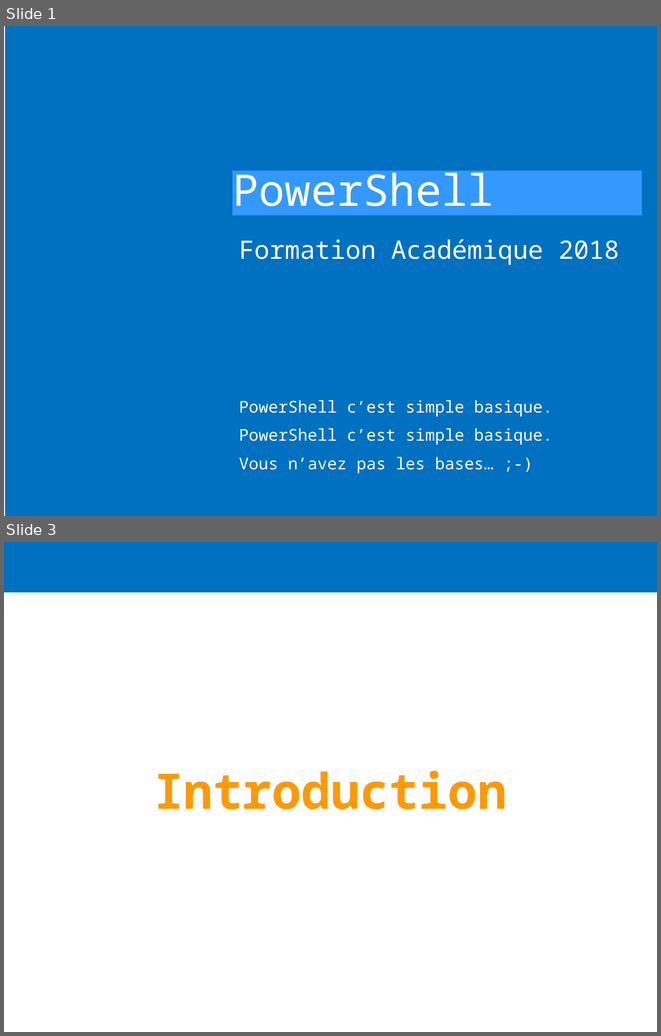
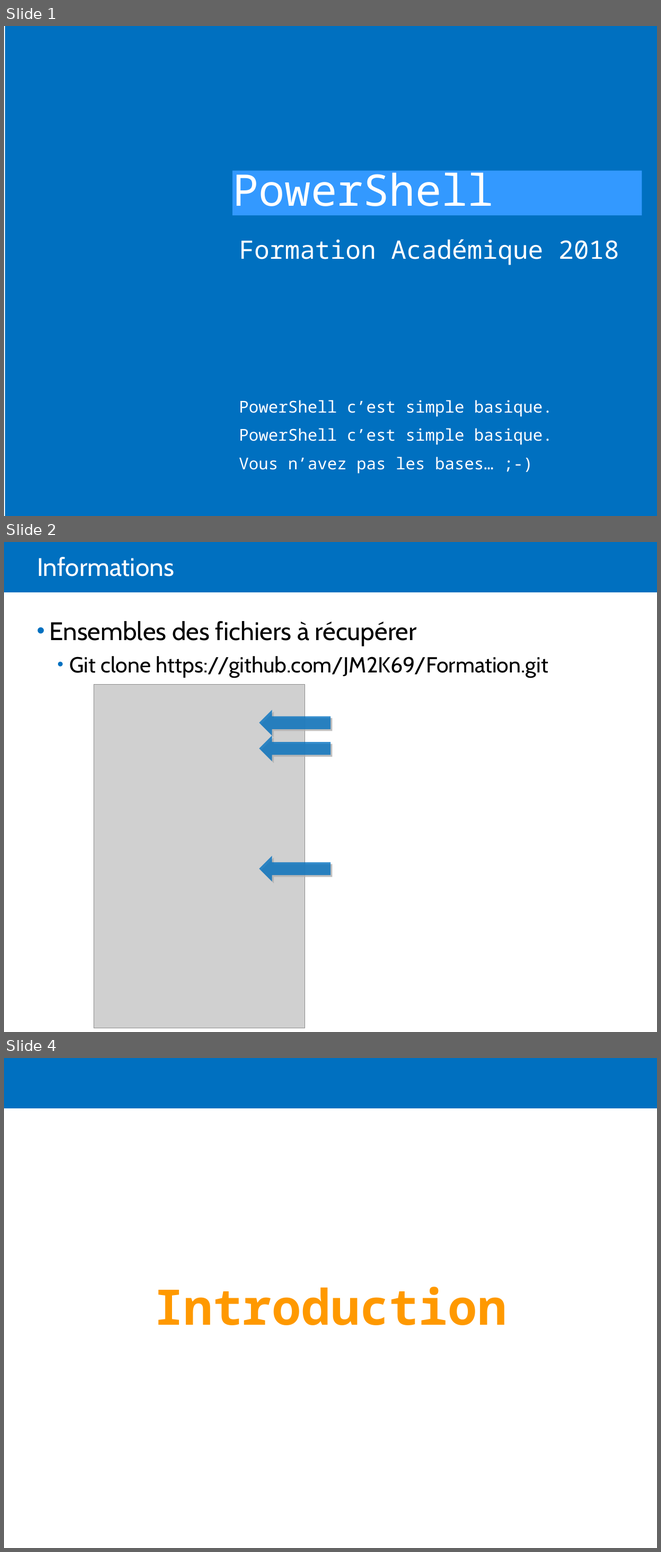
Before and after one commit to JM2K69/Formation, a slide deck: PowerShell/00_Présentation/Formation Académique.pptx. Shown one above the other, each under a label of ours: slides 1 and 3 before the commit, slides 1, 2 and 4 after it; the slides between them are not shown. The pictures are 661x1036 and 661x1552 pixels, drawn with LibreOffice and Linux fonts; fonts in the diff are those of the drawing; grey boxes stand for pictures; background and template pictures are left out. Boxes give left, top, right and bottom in pixels: in the first picture for what was removed or moved away, otherwise in the second. Text is boxed around its words. In the diff, an @@ line names an element or a change of style, - is before the commit and + after.

```diff
--- a/PowerShell/00_Présentation/Formation Académique.pptx
+++ b/PowerShell/00_Présentation/Formation Académique.pptx
@@ slide 2 added at [4,542,657,1032], background #FFFFFF; not listed: 1 template element that a slide beside it also shows @@
@@ title added at [37,557,174,576], 28 pt, text #FFFFFF @@
+Informations
@@ text added at [49,621,548,678], 24 pt, text #000000 @@
+• Ensembles des fichiers à récupérer
+  • Git clone https://github.com/JM2K69/Formation.git
@@ picture added at [94,685,305,1028] @@
@@ right arrow added at [259,710,330,735], fill #0070C0 at 79% opacity @@
@@ right arrow added at [259,735,330,761], fill #0070C0 at 79% opacity @@
@@ right arrow added at [259,855,330,881], fill #0070C0 at 79% opacity @@
@@ what was slide 3 is now slide 4 @@
```
Also in this commit, not shown: 3 slides changed, 3 other slides added, 1 slide removed.
